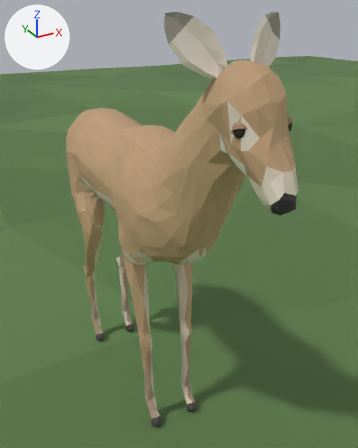
The Blender file art/blender/creatures/zenscape-deer.blend: old version first, new version second.
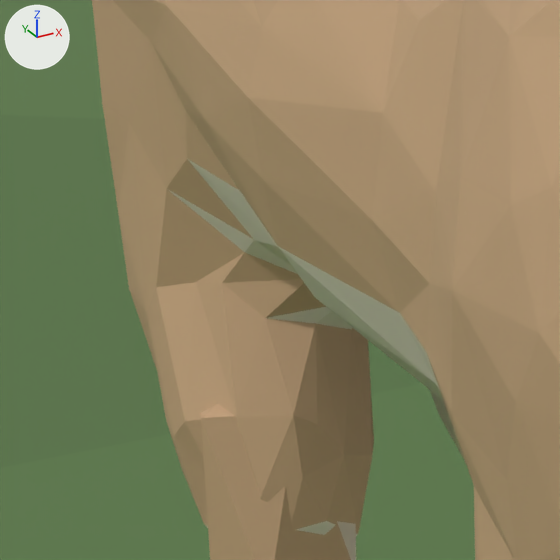
The first picture shows the older version from a 50 mm lens placed at (-0.624, -1.443, 1.32), pointed at (0.084, -0.156, 0.677). The close-ups show the older and then the newer version on the part from 15% to 36% of the width and 34% to 51% of the height of that picture. Only the edits that show in the close-ups are written down. The lights are fixed; the arrows at upper left show +X, +Y and +Z.

Names of what the first close-up shows: 'Deer', 'Floor'.
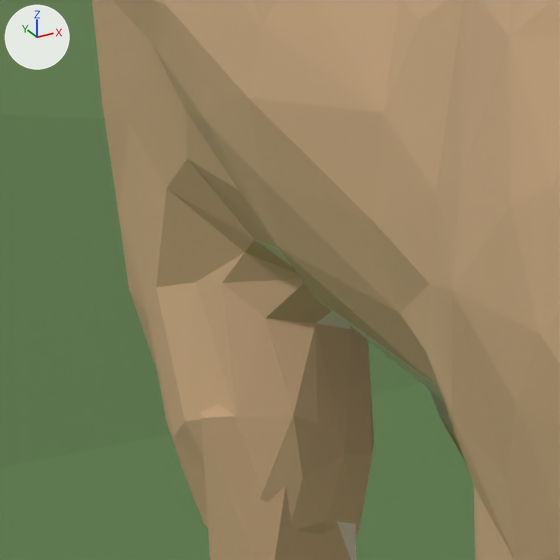
Changed parts and their boxes [x1, y1, x2, y2] in the close-ups (560 x 560 px):
part 1 of me_deer, edited (looks the same)
    both: [255, 240, 458, 442]
part 2 of me_deer, recoloured
    both: [169, 159, 463, 536]

The change in detail:
me_deer has 1278 vertices, 2476 faces and spans x -0.144..0.145, y -0.762..0.52, z 0.0..1.31.
me_deer is used by ob_deer; location (0.0, 0.0, 0.0).
me_deer part 1: 271 faces centred in x -0.108..0.115, y -0.408..0.389, z 0.524..0.739 are repainted in the vertex colours; the middle colour goes from pale yellow #eadfd0 to pale yellow #e6dac9.
me_deer part 2: 112 faces centred in x -0.121..0.125, y -0.431..0.351, z 0.537..0.785 are repainted in the vertex colours; the middle colour goes from pale yellow #e9dfd0 to beige #c8a681.
